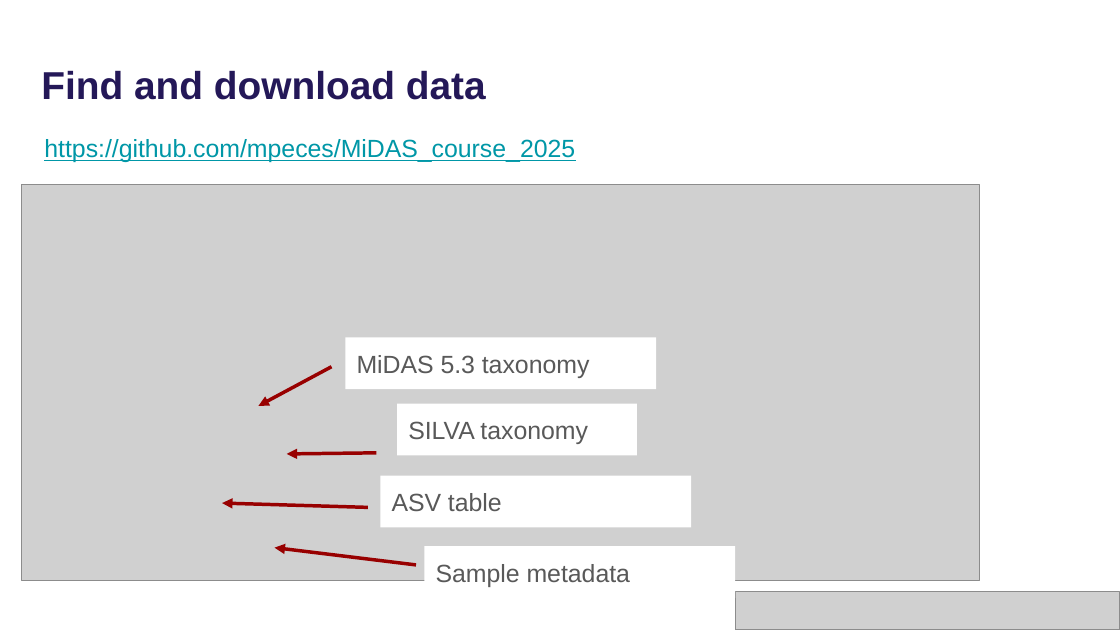
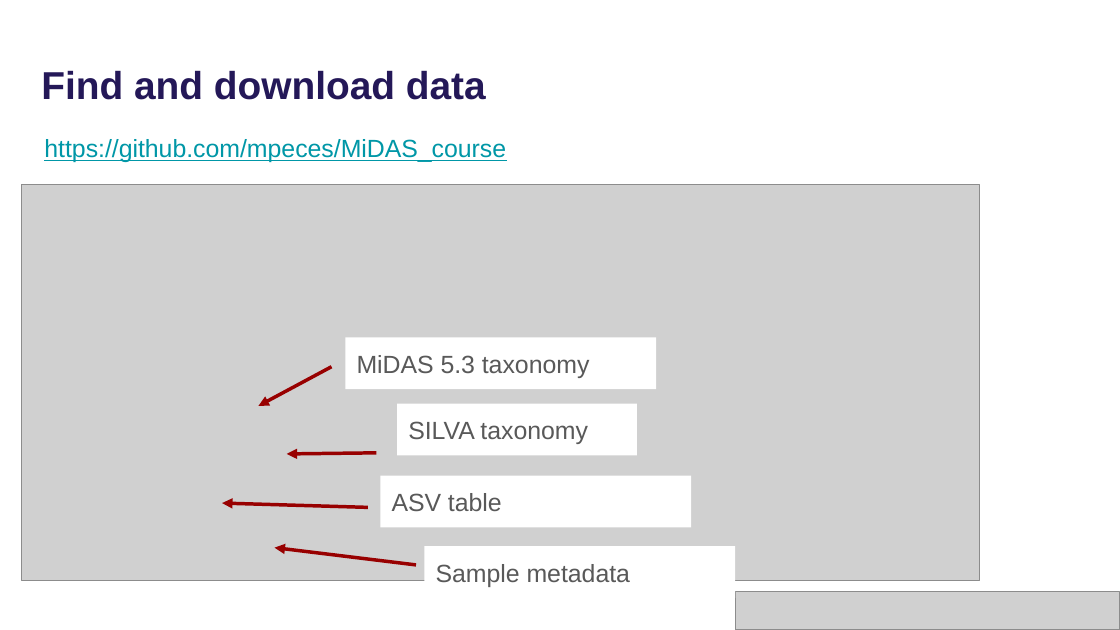
Before and after one commit to mpeces/MiDAS_course_2025, a slide deck: slide 10 of presentations/Hands-on_Setup.pptx. Drawn at 1120x630 pixels with LibreOffice and Linux fonts; fonts in the diff are those of the drawing; grey boxes stand for pictures. Boxes give left, top, right and bottom in pixels: in the first picture for what was removed or moved away, otherwise in the second. Text is boxed around its words. In the diff, an @@ line names an element or a change of style, - is before the commit and + after.

```diff
--- a/presentations/Hands-on_Setup.pptx
+++ b/presentations/Hands-on_Setup.pptx
@@ text at <box>44,139,506,162</box>: text changed @@
-https://github.com/mpeces/MiDAS_course_2025
+https://github.com/mpeces/MiDAS_course
```
Also in this commit, not shown: 3 other slides changed.
